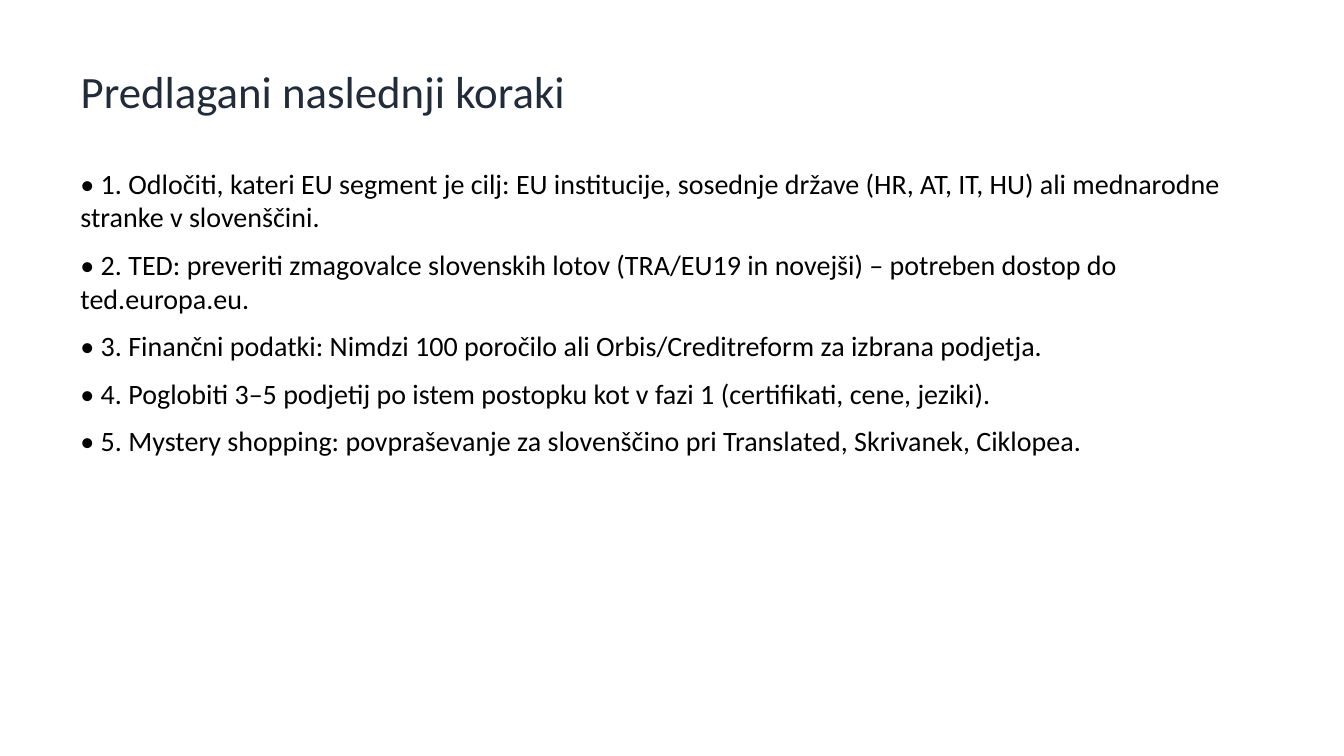
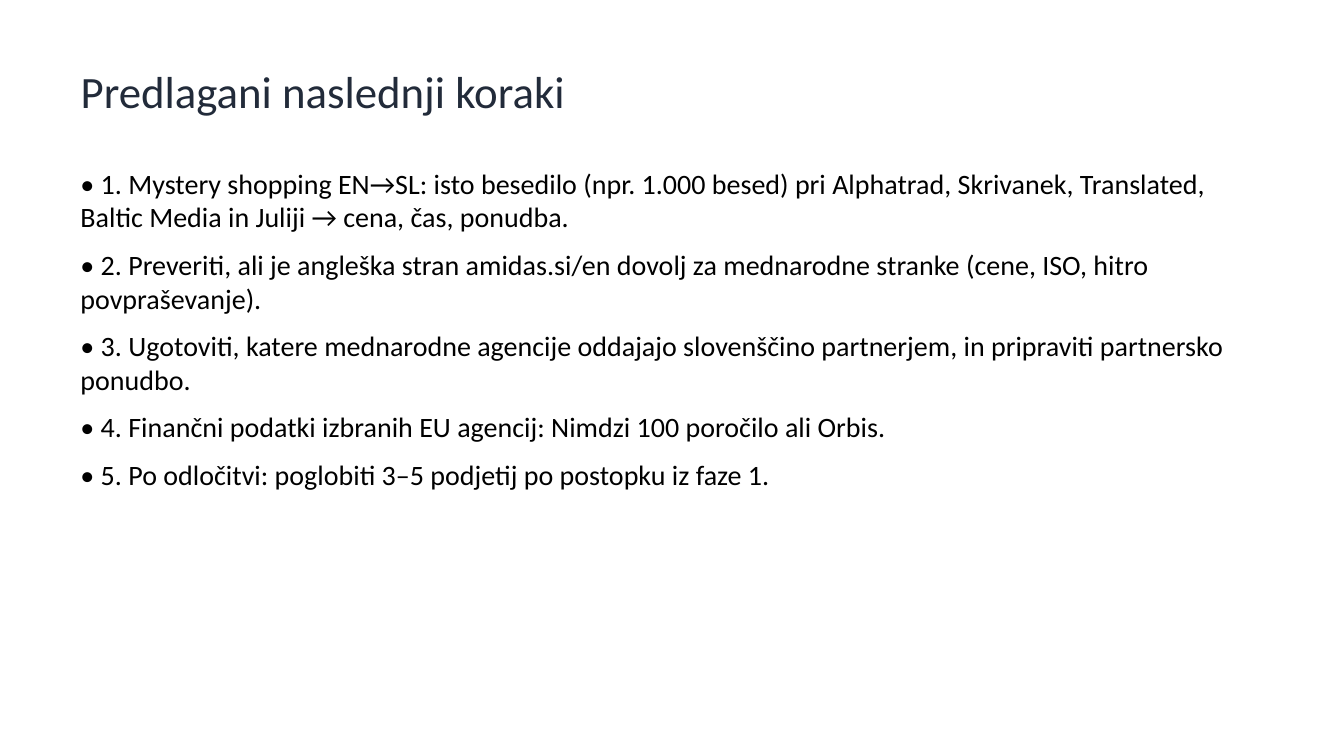
Before and after one commit to matjazambroz/github, a slide deck: slide 11 of analiza/analiza_konkurence_EU.pptx (slide 7 before the commit). Drawn at 1344x756 pixels with LibreOffice and Linux fonts; fonts in the diff are those of the drawing. Boxes give left, top, right and bottom in pixels: in the first picture for what was removed or moved away, otherwise in the second. Text is boxed around its words. In the diff, an @@ line names an element or a change of style, - is before the commit and + after.

```diff
--- a/analiza/analiza_konkurence_EU.pptx
+++ b/analiza/analiza_konkurence_EU.pptx
@@ text at <box>80,173,1223,490</box>: text changed @@
-• 1. Odločiti, kateri EU segment je cilj: EU institucije, sosednje države (HR, AT, IT, HU) ali mednarodne stranke v slovenščini.
-• 2. TED: preveriti zmagovalce slovenskih lotov (TRA/EU19 in novejši) – potreben dostop do ted.europa.eu.
-• 3. Finančni podatki: Nimdzi 100 poročilo ali Orbis/Creditreform za izbrana podjetja.
-• 4. Poglobiti 3–5 podjetij po istem postopku kot v fazi 1 (certifikati, cene, jeziki).
-• 5. Mystery shopping: povpraševanje za slovenščino pri Translated, Skrivanek, Ciklopea.
+• 1. Mystery shopping EN→SL: isto besedilo (npr. 1.000 besed) pri Alphatrad, Skrivanek, Translated, Baltic Media in Juliji → cena, čas, ponudba.
+• 2. Preveriti, ali je angleška stran amidas.si/en dovolj za mednarodne stranke (cene, ISO, hitro povpraševanje).
+• 3. Ugotoviti, katere mednarodne agencije oddajajo slovenščino partnerjem, in pripraviti partnersko ponudbo.
+• 4. Finančni podatki izbranih EU agencij: Nimdzi 100 poročilo ali Orbis.
+• 5. Po odločitvi: poglobiti 3–5 podjetij po postopku iz faze 1.
```
Also in this commit, not shown: 2 other slides changed, 4 slides added, 1 other file.
